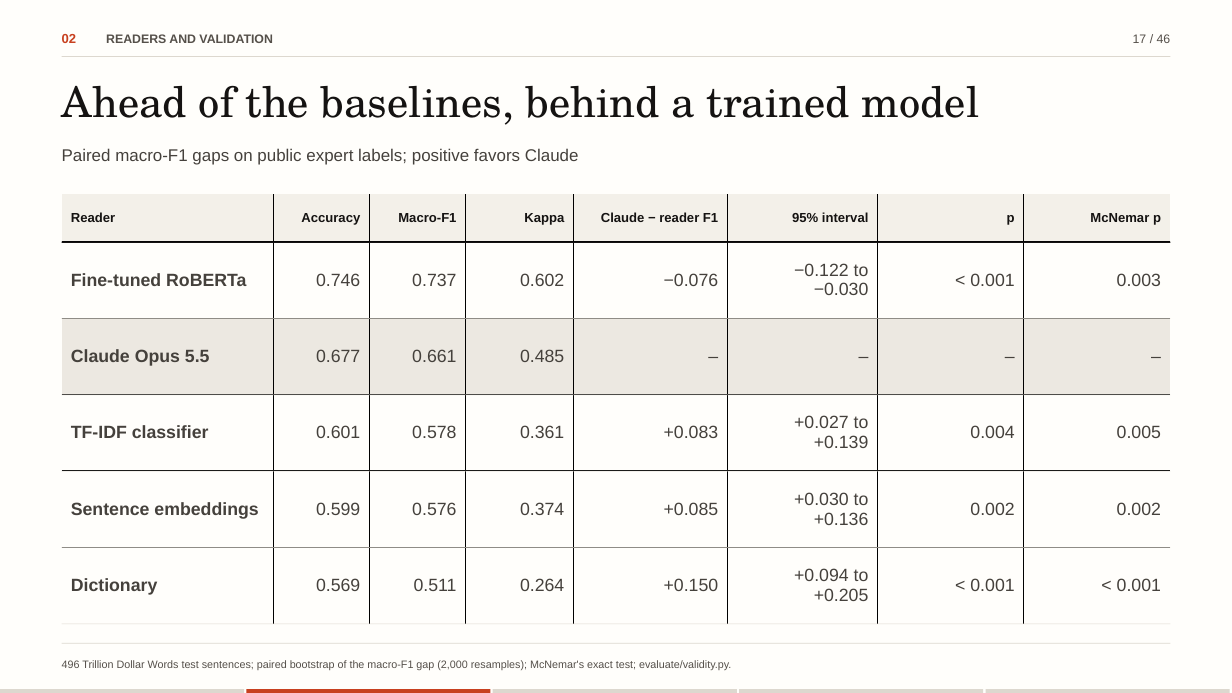
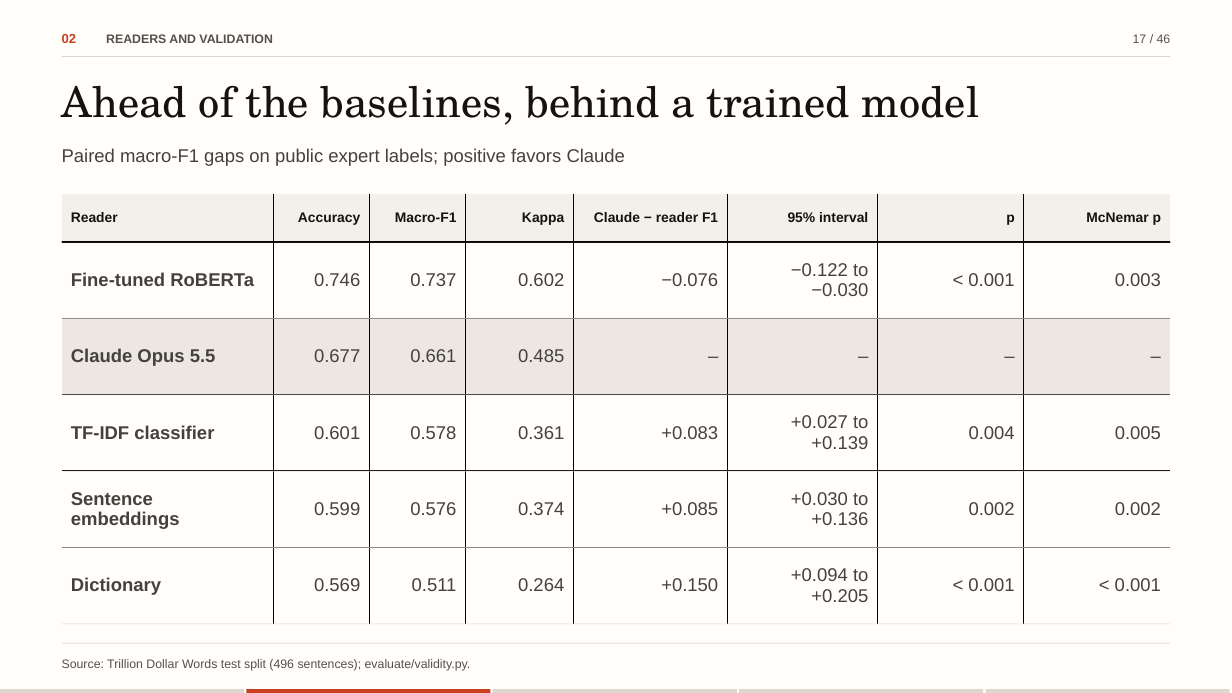
Before and after one commit to flukier1016/fomc-tone-lab, a slide deck: slide 17 of docs/slides/FOMC-Tone-Lab-editable.pptx. Drawn at 1232x693 pixels with LibreOffice and Linux fonts; fonts in the diff are those of the drawing. Boxes give left, top, right and bottom in pixels: in the first picture for what was removed or moved away, otherwise in the second. Text is boxed around its words. In the diff, an @@ line names an element or a change of style, - is before the commit and + after.

Commit message:
Sync with revision 3430cea
The deck now names the public repository on its first and last slides, keeps one-line source footers and a list-style contents page; the write-up is set in the course homework style with references at the end; SUBMISSION.md is a short guide for graders.

```diff
--- a/docs/slides/FOMC-Tone-Lab-editable.pptx
+++ b/docs/slides/FOMC-Tone-Lab-editable.pptx
@@ text "Paired macro-F1 gaps on public ..." at <box>62,148,625,166</box>: size 13.2 to 14.4 pt @@
@@ table at <box>62,194,1170,624</box> @@
@@ size 10.2 to 10.8 pt in "Reader", "Accuracy", "Macro-F1", "Kappa" and 4 more places @@
@@ size 13.8 to 14.4 pt in "Fine-tuned RoBERTa", "0.746", "0.737", "0.602" and 36 more places @@
@@ text at <box>62,659,471,671</box>: text changed; size 8.4 to 9.6 pt @@
-496 Trillion Dollar Words test sentences; paired bootstrap of the macro-F1 gap (2,000 resamples); McNemar's exact test; evaluate/validity.py.
+Source: Trillion Dollar Words test split (496 sentences); evaluate/validity.py.
```
Also in this commit, not shown: 45 other slides changed, 20 other files.
